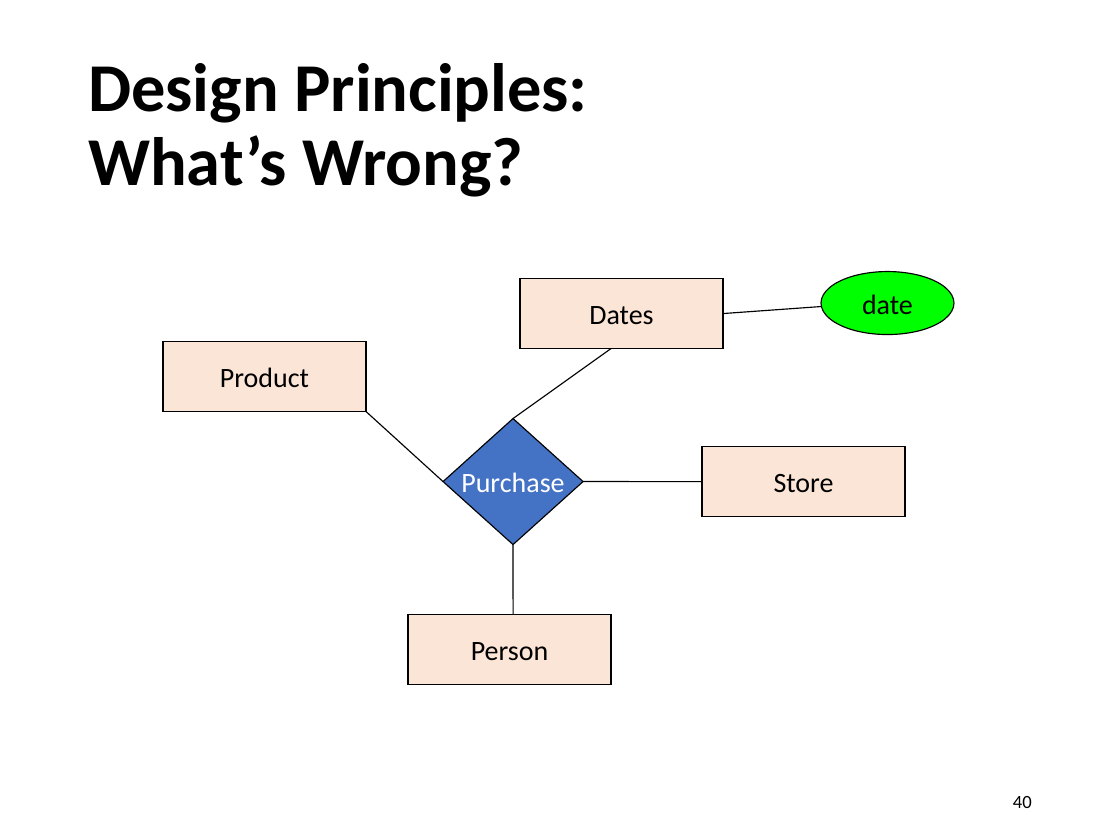
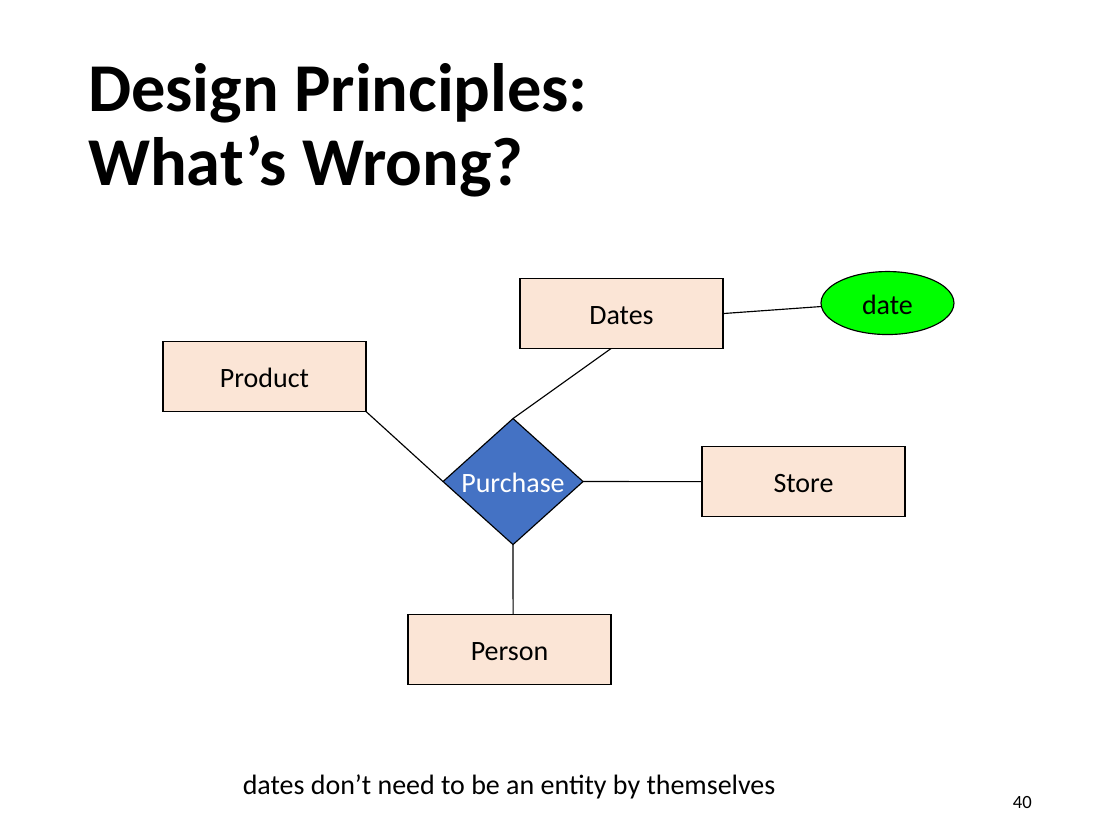
Before and after one commit to sfu-db/cmpt354, a slide deck: slide 40 of Lectures/lec8-er-model.pptx. Drawn at 1120x840 pixels with LibreOffice and Linux fonts; fonts in the diff are those of the drawing. Boxes give left, top, right and bottom in pixels: in the first picture for what was removed or moved away, otherwise in the second. Text is boxed around its words. In the diff, an @@ line names an element or a change of style, - is before the commit and + after.

```diff
--- a/Lectures/lec8-er-model.pptx
+++ b/Lectures/lec8-er-model.pptx
@@ text added at (x1=243, y1=774, x2=776, y2=799), 18 pt, text #000000 @@
+dates don’t need to be an entity by themselves
```
Also in this commit, not shown: 6 other slides changed, 1 slide added, 5 other files.
